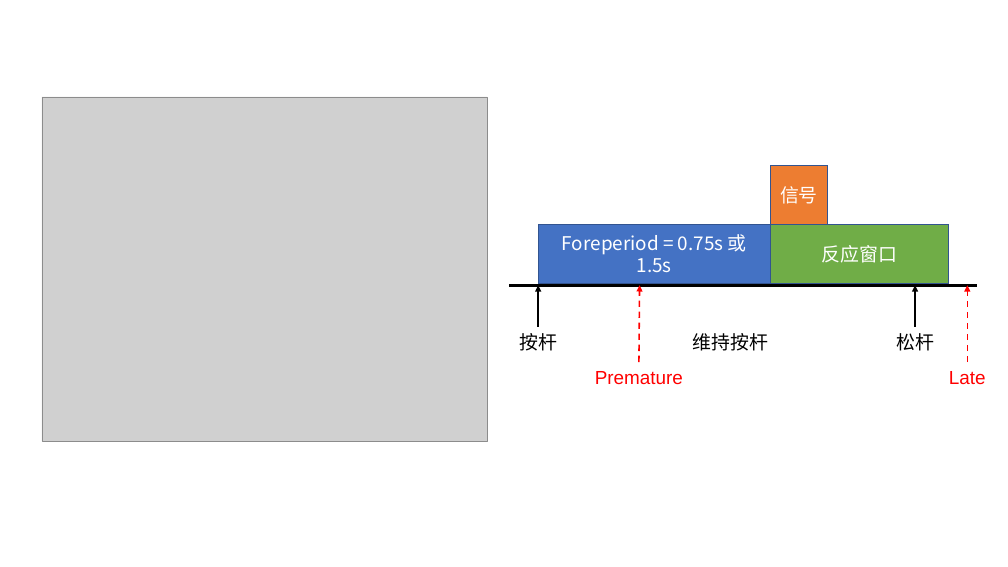
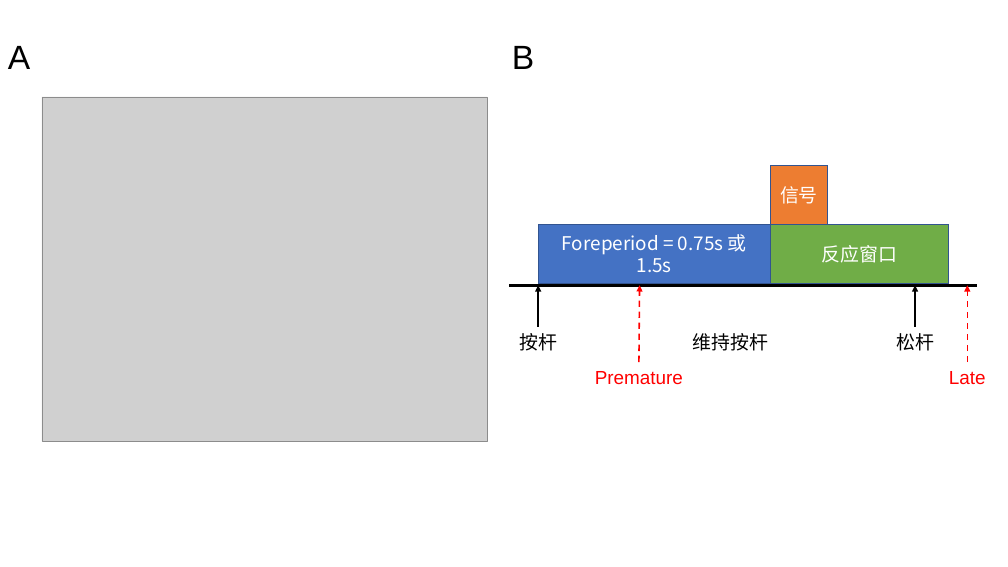
Before and after one commit to jiumao2/Yu-Lab, a slide deck: slide 2 of CodesHY/Scripts/fig/Paradigm/Paradigm.pptx. Drawn at 1008x567 pixels with LibreOffice and Linux fonts; fonts in the diff are those of the drawing; grey boxes stand for pictures. Boxes give left, top, right and bottom in pixels: in the first picture for what was removed or moved away, otherwise in the second. Text is boxed around its words. In the diff, an @@ line names an element or a change of style, - is before the commit and + after.

```diff
--- a/CodesHY/Scripts/fig/Paradigm/Paradigm.pptx
+++ b/CodesHY/Scripts/fig/Paradigm/Paradigm.pptx
@@ text added at box(8, 46, 30, 69), 32 pt, text #000000 @@
+A
@@ text added at box(512, 46, 534, 69), 32 pt, text #000000 @@
+B
```
Also in this commit, not shown: 1 other slide changed, 19 other files.
